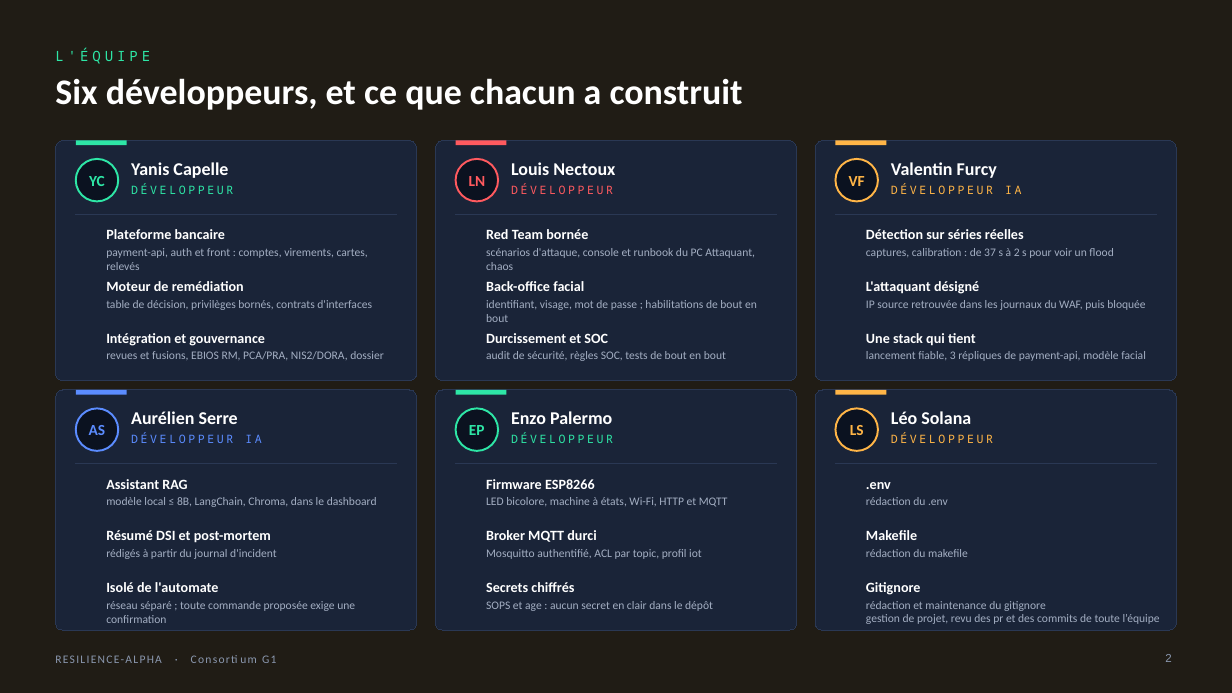
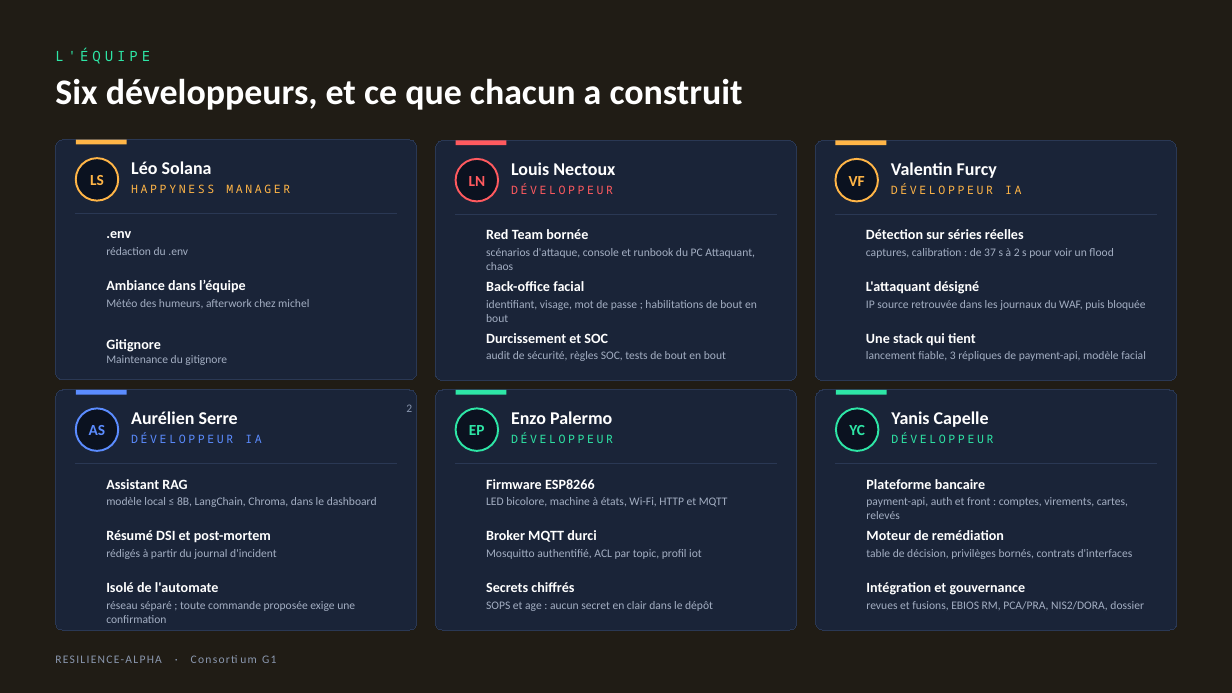
Before and after one commit to jesuisleyanis/Workshop2026-M2-G1, a slide deck: slide 2 of Workshop2026-M2-G1/Workshop2026-M2-G1-Pres.pptx. Drawn at 1232x693 pixels with LibreOffice and Linux fonts; fonts in the diff are those of the drawing; background and template pictures are left out. Boxes give left, top, right and bottom in pixels: in the first picture for what was removed or moved away, otherwise in the second. Text is boxed around its words. In the diff, an @@ line names an element or a change of style, - is before the commit and + after.

Commit message:
feat(presentation): update Workshop2026-M2-G1 presentation file

```diff
--- a/Workshop2026-M2-G1/Workshop2026-M2-G1-Pres.pptx
+++ b/Workshop2026-M2-G1/Workshop2026-M2-G1-Pres.pptx
@@ rectangle at (76,140,127,144): fill #2EE6A6 to #FFB547 @@
@@ ellipse at (76,158,118,201): outline #2EE6A6 1.5 pt to #FFB547 1.5 pt @@
@@ text removed at (131,183,233,194) @@
-DÉVELOPPEUR
@@ text added at (131,184,290,193), 9 pt, text #FFB547 @@
+HAPPYNESS MANAGER
@@ text added at (106,280,246,293), 11 pt, text #FFFFFF, bold @@
+Ambiance dans l’équipe
@@ text added at (106,299,309,308), 9 pt, text #A3AEC2 @@
+Météo des humeurs, afterwork chez michel
@@ text "Gitignore": place and size @@
-text "Gitignore" at (866,582,921,595)
+text "Gitignore" at (106,339,161,352)
@@ text at (106,355,227,365): text changed @@
-rédaction et maintenance du gitignore
+Maintenance du gitignore
@@ 4 texts, 1 page number: place and size @@
-4 texts, 1 page number at (850,411,1171,662)
+4 texts, 1 page number at (90,161,412,412)
@@ page number at (406,404,412,412): font Arial to Calibri @@
@@ rectangle at (836,390,887,395): fill #FFB547 to #2EE6A6 @@
@@ ellipse at (836,409,879,451): outline #FFB547 1.5 pt to #2EE6A6 1.5 pt @@
@@ text "DÉVELOPPEUR" at (891,433,993,443): text colour #FFB547 to #2EE6A6 @@
@@ text removed at (866,530,917,540) @@
-Makefile
@@ text removed at (866,549,968,557) @@
-rédaction du makefile
@@ 8 texts: place and size @@
-8 texts at (89,162,384,360)
+8 texts at (849,411,1144,610)
@@ text removed at (866,614,1160,624) @@
-gestion de projet, revu des pr et des commits de toute l’équipe
```
